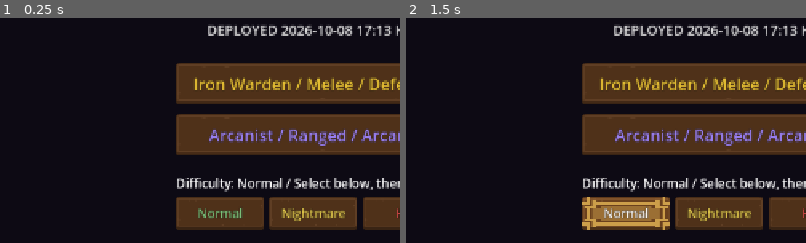
Above: before the commit, frames 1-2 (left to right).
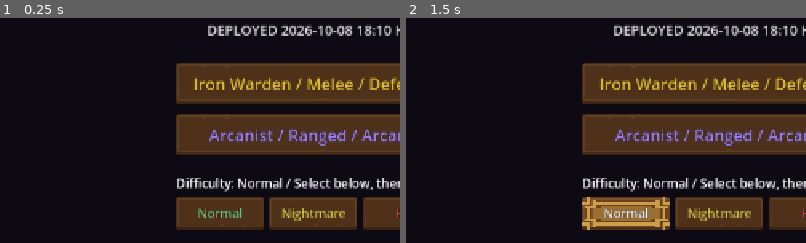
Above: after the commit, the same moments.

Repository: jflakeee/diablo
Game: Godot game, scene res://main.tscn
Same seed, same stepped clock (60 frames per second), same inputs: the game is played once before the commit and once after it.
Inputs:
- Up to frame 1 (0.25 s): no input
- Up to frame 2 (1.5 s): click "Normal" at 0.5 s; click "Normal" at 1.25 s
The pictures show only the part of the screen within x 11-61%, y 32-82%; the shares and areas given below are measured in that part.

The runs differ from the first frame. In frame 1, 0.1% of the frame differs, in the area x 91-98%, y 3-8%; in frame 2, 0.1%.

Commit message:
Add crafted-item Horadric Cube recipe
Implements the last unaddressed item from the D2 item-system research
checklist: a magic weapon/armor plus a Saal rune and a perfect ruby
transforms in place into "crafted" quality, with two guaranteed fixed
affixes (ar+cdmg on weapons, def+res_all on armor) plus 1-4 random
affixes rolled from the original's ilvl-bracket probability table.
Scoped to a single generic recipe (no jewelry base, no 4-way recipe
family split) to avoid new asset/drop-table work.

Picked ruby:perfect over diamond:perfect after finding diamond has no
compiled atlas icon (would have reproduced the 10-04 ASSET ok:false
pitfall), and added rune_Saal to the monster drop pool since no rune
besides Ahn/Vey was actually obtainable before. Threading "crafted"
through the hardcoded quality-rank/sell-value/cycle tables in
automation.gd and main.gd was necessary to avoid the new quality
silently ranking as "normal" in auto-equip/sell/auction gates.

Co-Authored-By: Claude Sonnet 5 <noreply@anthropic.com>

Diff:
--- a/prototype/game_dungeon/automation.gd
+++ b/prototype/game_dungeon/automation.gd
@@ -1,7 +1,7 @@
 extends RefCounted
 # 파밍 자동화 정책/저장소. UI나 월드 노드와 분리해 결정론적으로 검증한다.
 
-const QUALITY_RANK := {"normal": 0, "magic": 1, "rare": 2, "set": 3, "unique": 4}
+const QUALITY_RANK := {"normal": 0, "magic": 1, "rare": 2, "crafted": 3, "set": 4, "unique": 5}
 
 var pickup_min := "magic"
 var equip_min := "rare"
--- a/prototype/game_dungeon/craft.gd
+++ b/prototype/game_dungeon/craft.gd
@@ -160,6 +160,32 @@
 	it["socketed"] = []
 	return true
 
+# 큐브: 매직 weapon/armor + 룬 1개 + 퍼펙트 보석 1개 → "crafted" 품질(고정
+# 접사 + 랜덤 접사). 어떤 룬워드에도 안 쓰이는 Saal(룬 아이콘은 이름 무관
+# 범용이라 드롭 풀에 추가해도 아틀라스 작업 불필요)과, 기존 드롭 가능한 5종
+# 보석 중 하나(ruby)의 perfect 등급을 전용 촉매로 골라 기존 토파즈/스컬
+# 경제와 겹치지 않게 한다. diamond/amethyst는 GEM_STATS에 정의만 있고
+# art_recipes.json에 아이콘이 없어 재료로 쓰면 2026-10-04의
+# `[ASSET] "ok": false` 함정을 재현하므로 의도적으로 배제.
+# 상세: docs/superpowers/specs/2026-10-08-crafted-items-design.md
+const CRAFT_RUNE_CATALYST := "rune_Saal"
+const CRAFT_GEM_CATALYST := "ruby:perfect"
+
+static func can_craft(materials: Dictionary, it: Dictionary) -> bool:
+	return int(materials.get(CRAFT_RUNE_CATALYST, 0)) >= 1 and int(materials.get(CRAFT_GEM_CATALYST, 0)) >= 1 \
+		and String(it.get("quality", "")) == "magic" and String(it.get("slot", "")) in ["weapon", "armor"]
+
+static func craft(rng: RandomNumberGenerator, materials: Dictionary, it: Dictionary, character_level: int, item_script: GDScript) -> bool:
+	if not can_craft(materials, it):
+		return false
+	for catalyst in [CRAFT_RUNE_CATALYST, CRAFT_GEM_CATALYST]:
+		var available := int(materials.get(catalyst, 0))
+		if available == 1:
+			materials.erase(catalyst)
+		else:
+			materials[catalyst] = available - 1
+	return item_script.craft(rng, it, character_level)
+
 static func transmute(materials: Dictionary, id: String) -> bool:
 	var result := upgrade_material(id)
 	var available := int(materials.get(id, 0))
--- a/prototype/game_dungeon/item.gd
+++ b/prototype/game_dungeon/item.gd
@@ -164,6 +164,53 @@
 	it["prefix"] = ""
 	it["suffix"] = ""
 	_apply_quality_roll(rng, it, quality, int(it.get("ilvl", 1)))
+	return true
+
+# 큐브: 매직 weapon/armor + 룬1 + 퍼펙트 보석1 → "crafted" 품질(고정 접사 2개 +
+# ilvl 구간별 랜덤 접사 1~4개). Part 1 §4 제작 규칙 근사 — 상세:
+# docs/superpowers/specs/2026-10-08-crafted-items-design.md
+const CRAFT_FIXED_AFFIXES := {
+	"weapon": [{"stat": "ar", "min": 20, "max": 40}, {"stat": "cdmg", "min": 3, "max": 8}],
+	"armor": [{"stat": "def", "min": 10, "max": 20}, {"stat": "res_all", "min": 5, "max": 10}],
+}
+
+static func _craft_affix_count(rng: RandomNumberGenerator, ilvl: int) -> int:
+	var r := rng.randf() * 100.0
+	if ilvl <= 30:
+		if r < 40.0: return 1
+		elif r < 60.0: return 2
+		elif r < 80.0: return 3
+		return 4
+	if ilvl <= 50:
+		if r < 60.0: return 2
+		elif r < 80.0: return 3
+		return 4
+	if ilvl <= 70:
+		if r < 80.0: return 3
+		return 4
+	return 4
+
+static func craft(rng: RandomNumberGenerator, it: Dictionary, character_level: int) -> bool:
+	var slot := String(it.get("slot", ""))
+	if String(it.get("quality", "")) != "magic" or not is_identified(it) or not CRAFT_FIXED_AFFIXES.has(slot):
+		return false
+	var base_ilvl := int(it.get("ilvl", 1))
+	# 원문 공식의 qlvl 보정은 이 프로젝트가 qlvl을 모델링하지 않아 0으로
+	# 근사(그 경우 공식이 접사레벨=ilvl로 수렴) — clvl/ilvl 가중평균만 적용.
+	var ilvl := mini(99, int(0.5 * character_level) + int(0.5 * base_ilvl))
+	it["quality"] = "crafted"
+	it["ilvl"] = ilvl
+	it["affixes"] = {}
+	it["prefix"] = ""
+	it["suffix"] = ""
+	for fixed in CRAFT_FIXED_AFFIXES[slot]:
+		var stat := String(fixed["stat"])
+		it["affixes"][stat] = int(it["affixes"].get(stat, 0)) + rng.randi_range(int(fixed["min"]), int(fixed["max"]))
+	var n := _craft_affix_count(rng, ilvl)
+	var n_pre := (n + 1) / 2
+	var n_suf := n / 2
+	_roll_affixes(rng, it, PREFIXES, n_pre, ilvl, true)
+	_roll_affixes(rng, it, SUFFIXES, n_suf, ilvl, false)
 	return true
 
 static func requirement_failures(it: Dictionary, character_level: int, strength: int, dexterity: int) -> Array:
@@ -266,6 +313,8 @@
 		return Color(0.72, 0.55, 0.28)   # 유니크 금갈색
 	if q == "set":
 		return Color(0.2, 0.85, 0.35)
+	if q == "crafted":
+		return Color(0.8, 0.45, 0.15)   # 구리색 — 매직/레어/유니크/세트와 구분
 	return Color(0.85, 0.85, 0.85)
 
 # 구형 저장에는 내구도 필드가 없다. 해당 아이템은 완전 수리 상태로 간주한다.
@@ -296,7 +345,7 @@
 	if bool(it.get("indestructible", false)):
 		return 0
 	var missing := durability_max(it) - durability(it)
-	var quality_multiplier: int = int({"normal": 1, "magic": 2, "rare": 3, "set": 4, "unique": 5}.get(String(it.get("quality", "normal")), 1))
+	var quality_multiplier: int = int({"normal": 1, "magic": 2, "rare": 3, "crafted": 4, "set": 5, "unique": 6}.get(String(it.get("quality", "normal")), 1))
 	return missing * int(quality_multiplier) * maxi(1, 1 + int(it.get("ilvl", 1)) / 5)
 
 static func repair(it: Dictionary) -> int:
--- a/prototype/game_dungeon/main.gd
+++ b/prototype/game_dungeon/main.gd
@@ -37,7 +37,7 @@
 const TemplateTheme := preload("res://ui/template_theme.gd")
 const CombatFX := preload("res://combat_fx.gd")
 const WorldStream := preload("res://world_stream.gd")
-const DEPLOYED_AT_KST := "2026-10-08 17:13 KST"
+const DEPLOYED_AT_KST := "2026-10-08 18:10 KST"
 
 var _grid: Array = []
 var _astar: AStarGrid2D
@@ -1931,7 +1931,15 @@
 	var t7: bool = int(e7a.get("life", 0)) > int(e7b.get("life", 0)) and int(e7b.get("life", 0)) > 0
 	print("[P4] gem_quality: perfect_life=%d normal_life=%d : %s" % [int(e7a.get("life", 0)), int(e7b.get("life", 0)), str(t7)])
 
-	_craft_selftest_ok = t1 and t2 and t3 and t4 and t5 and t5b and t6 and t7
+	# 8) 제작: 매직 weapon + 룬1 + 퍼펙트 보석1 → crafted 품질(고정 접사 2개 + 랜덤 접사)
+	var craft_item := Item.generate(test_rng, Item.WEAPON_BASES[0], 20, "magic")
+	var craft_materials := {Craft.CRAFT_RUNE_CATALYST: 1, Craft.CRAFT_GEM_CATALYST: 1}
+	var t8_cast := Craft.craft(test_rng, craft_materials, craft_item, 30, Item)
+	var t8: bool = t8_cast and not craft_materials.has(Craft.CRAFT_RUNE_CATALYST) and not craft_materials.has(Craft.CRAFT_GEM_CATALYST) \
+		and String(craft_item.get("quality", "")) == "crafted" and int(craft_item["affixes"].get("ar", 0)) >= 20 and int(craft_item["affixes"].get("cdmg", 0)) >= 3
+	print("[P4] craft: catalyst_consumed=%s quality=%s fixed_ar=%d : %s" % [str(not craft_materials.has(Craft.CRAFT_RUNE_CATALYST)), String(craft_item.get("quality", "")), int(craft_item["affixes"].get("ar", 0)), str(t8)])
+
+	_craft_selftest_ok = t1 and t2 and t3 and t4 and t5 and t5b and t6 and t7 and t8
 	print("[P4][RESULT] craft_selftest verdict=", ("PASS" if _craft_selftest_ok else "FAIL"))
 
 func _add_skill_button(ui: Node, id: String, label: String, col: Color, pos: Vector2, control_size: Vector2) -> void:
@@ -3468,7 +3476,7 @@
 		_spawn_ground(_make_potion("mana", mini(5, 1 + int(m.level) / 4)), m.gx, m.gy)
 	# 보석/재료는 수량 제한 없이 동일 id로 합쳐진다.
 	if _rng.randf() < 0.12 + pot_bonus:
-		var gems := ["ruby", "sapphire", "topaz", "emerald", "skull", "rune_Ahn", "rune_Vey"]
+		var gems := ["ruby", "sapphire", "topaz", "emerald", "skull", "rune_Ahn", "rune_Vey", "rune_Saal"]
 		_spawn_ground(_make_material(String(gems[_rng.randi_range(0, gems.size() - 1)])), m.gx, m.gy)
 	if _rng.randf() < (0.05 if rank == "" else 0.16):
 		_spawn_ground(_make_vision_relic(), m.gx - 0.25, m.gy + 0.25)
@@ -3503,7 +3511,7 @@
 # 아이템 판매가(품질 + 접사 수 기반)
 func _item_value(it: Dictionary) -> int:
 	var q := String(it["quality"])
-	var table := {"normal": 8, "magic": 40, "rare": 110, "set": 220, "unique": 300}
+	var table := {"normal": 8, "magic": 40, "rare": 110, "crafted": 160, "set": 220, "unique": 300}
 	var base: int = int(table.get(q, 10))
 	if not Item.is_identified(it):
 		return base
@@ -3936,7 +3944,7 @@
 	_refresh_vendor()
 
 func _cycle_automation(key: String) -> void:
-	var levels := ["normal", "magic", "rare", "set", "unique"]
+	var levels := ["normal", "magic", "rare", "crafted", "set", "unique"]
 	var current := String(_automation.get(key))
 	_automation.set(key, levels[(levels.find(current) + 1) % levels.size()])
 	_combat_log = "%s / %s" % [key, String(_automation.get(key))]
@@ -4708,6 +4716,26 @@
 			reroll_btn.disabled = not Craft.can_reroll(_automation.materials, captured_item, Item)
 			reroll_btn.pressed.connect(func(): _reroll_inventory_item(captured_item))
 			_inv_vbox.add_child(reroll_btn)
+	var craftable: Array = []
+	for bag_item in _inventory:
+		if String(bag_item.get("quality", "")) == "magic" and String(bag_item.get("slot", "")) in ["weapon", "armor"] and Item.is_identified(bag_item):
+			craftable.append(bag_item)
+	if not craftable.is_empty():
+		var craft_header := Label.new()
+		craft_header.text = "CRAFT (%s x1 + %s x1 per item)" % [Craft.material_name(Craft.CRAFT_RUNE_CATALYST), Craft.material_name(Craft.CRAFT_GEM_CATALYST)]
+		craft_header.autowrap_mode = TextServer.AUTOWRAP_WORD_SMART
+		_inv_vbox.add_child(craft_header)
+		for bag_item in craftable:
+			var craft_label := Label.new()
+			craft_label.text = "%s / %s" % [Item.display_name(bag_item), Item.affix_text(bag_item)]
+			craft_label.autowrap_mode = TextServer.AUTOWRAP_WORD_SMART
+			_inv_vbox.add_child(craft_label)
+			var craft_btn := Button.new()
+			craft_btn.text = "Craft"
+			var captured_craftable: Dictionary = bag_item
+			craft_btn.disabled = not Craft.can_craft(_automation.materials, captured_craftable)
+			craft_btn.pressed.connect(func(): _craft_inventory_item(captured_craftable))
+			_inv_vbox.add_child(craft_btn)
 	var socketable: Array = []
 	var socketed_open: Array = []
 	for bag_item in _inventory:
@@ -4785,6 +4813,14 @@
 		_combat_log = "Requires %d %s and an identified magic/rare item" % [cost, Craft.material_name(Craft.REROLL_CATALYST)]
 	_rebuild_inv()
 
+func _craft_inventory_item(it: Dictionary) -> void:
+	var clvl := _player.level if _player != null else 1
+	if Craft.craft(_rng, _automation.materials, it, clvl, Item):
+		_combat_log = "CRAFTED: %s / %s" % [Item.display_name(it), Item.affix_text(it)]
+	else:
+		_combat_log = "Requires %s + %s and an identified magic weapon/armor" % [Craft.material_name(Craft.CRAFT_RUNE_CATALYST), Craft.material_name(Craft.CRAFT_GEM_CATALYST)]
+	_rebuild_inv()
+
 func _transmute_material(id: String) -> void:
 	if Craft.transmute(_automation.materials, id):
 		_combat_log = "CRAFTED: %s" % Craft.material_name(Craft.upgrade_material(id))
--- a/prototype/game_dungeon/system_tests.gd
+++ b/prototype/game_dungeon/system_tests.gd
@@ -125,6 +125,13 @@
 	for unique_name in unique_name_counts:
 		no_duplicate_uniques = no_duplicate_uniques and int(unique_name_counts[unique_name]) == 1
 	_check(no_duplicate_uniques, "unique drops are capped at one per game", failures)
+	var craft_base := Item.generate(rng, Item.ARMOR_BASES[0], 40, "magic")
+	var craft_ok := Item.craft(rng, craft_base, 30)
+	_check(craft_ok and String(craft_base.get("quality", "")) == "crafted" and int(craft_base["affixes"].get("def", 0)) >= 10 and int(craft_base["affixes"].get("res_all", 0)) >= 5, "craft fixed affixes applied", failures)
+	_check(not Item.craft(rng, craft_base, 30), "already-crafted item rejects re-crafting", failures)
+	var non_magic_base := Item.generate(rng, Item.WEAPON_BASES[0], 10, "rare")
+	_check(not Item.craft(rng, non_magic_base, 30), "craft rejects non-magic quality", failures)
+	_check(Automation.new().rank("crafted") > Automation.new().rank("rare") and Automation.new().rank("crafted") < Automation.new().rank("set"), "crafted ranks between rare and set", failures)
 	var unique_ring := Item.generate(rng, Item.ACCESSORY_BASES[0], 12, "unique")
 	_check(Item.display_name(unique_ring) == "Kindled Circuit (Copper Ring)", "unique accessory identity", failures)
 	_check(String(unique_ring.get("slot", "")) == "ring" and int(unique_ring["affixes"].get("res_fire", 0)) == 20, "accessory fixed affixes", failures)
--- a/prototype/game_dungeon/tools/cube_ui_test.gd
+++ b/prototype/game_dungeon/tools/cube_ui_test.gd
@@ -90,6 +90,22 @@
 		for child in panel.get_children():
 			if child is Button and child.size.y < 48:
 				failures.append("touch target below 48px")
+	game._automation.materials["rune_Saal"] = 1
+	game._automation.materials["ruby:perfect"] = 1
+	var craft_target := Item.generate(rng, Item.ARMOR_BASES[0], 20, "magic")
+	game._inventory.append(craft_target)
+	game._rebuild_inv()
+	await process_frame
+	var craft_btn: Button
+	for child in panel.get_children():
+		if child is Button and child.text == "Craft":
+			craft_btn = child
+	if craft_btn == null or craft_btn.disabled:
+		failures.append("craft button available")
+	if craft_btn != null:
+		craft_btn.pressed.emit()
+	if game._automation.materials.has("rune_Saal") or game._automation.materials.has("ruby:perfect") or String(craft_target.get("quality", "")) != "crafted":
+		failures.append("craft transaction")
 	game._automation.materials.clear()
 	game._rebuild_inv()
 	var empty_found := false
Not shown, changed: docs/PROJECT_MEMORY.md
Not shown, changed: docs/research/d2-item-system-reference.md
Not shown, added: docs/superpowers/specs/2026-10-08-crafted-items-design.md
Not shown, changed: prototype/game_dungeon/README.md
